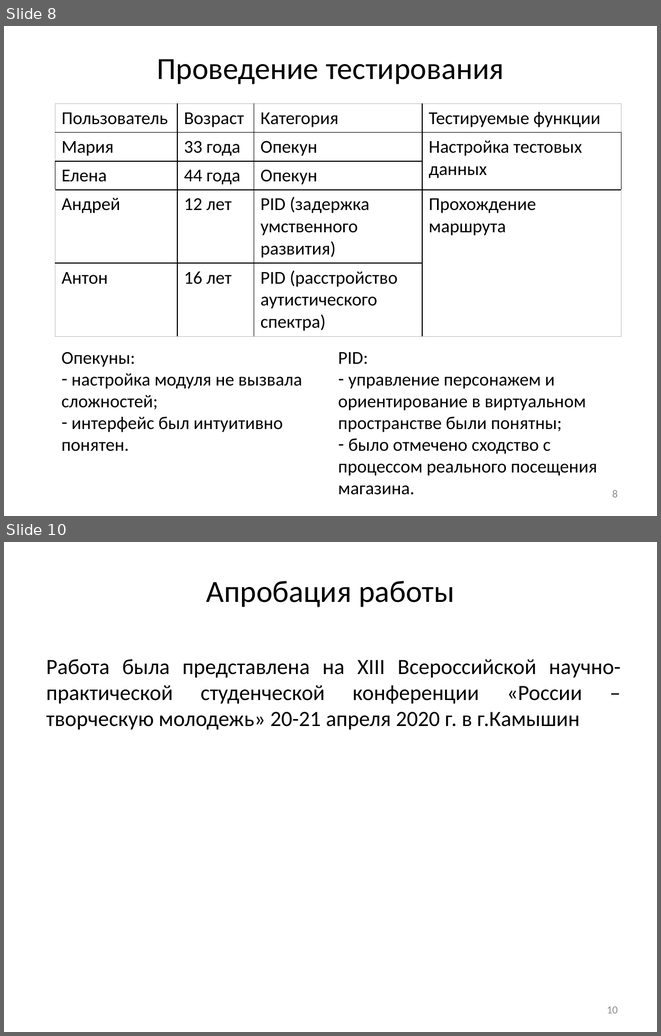
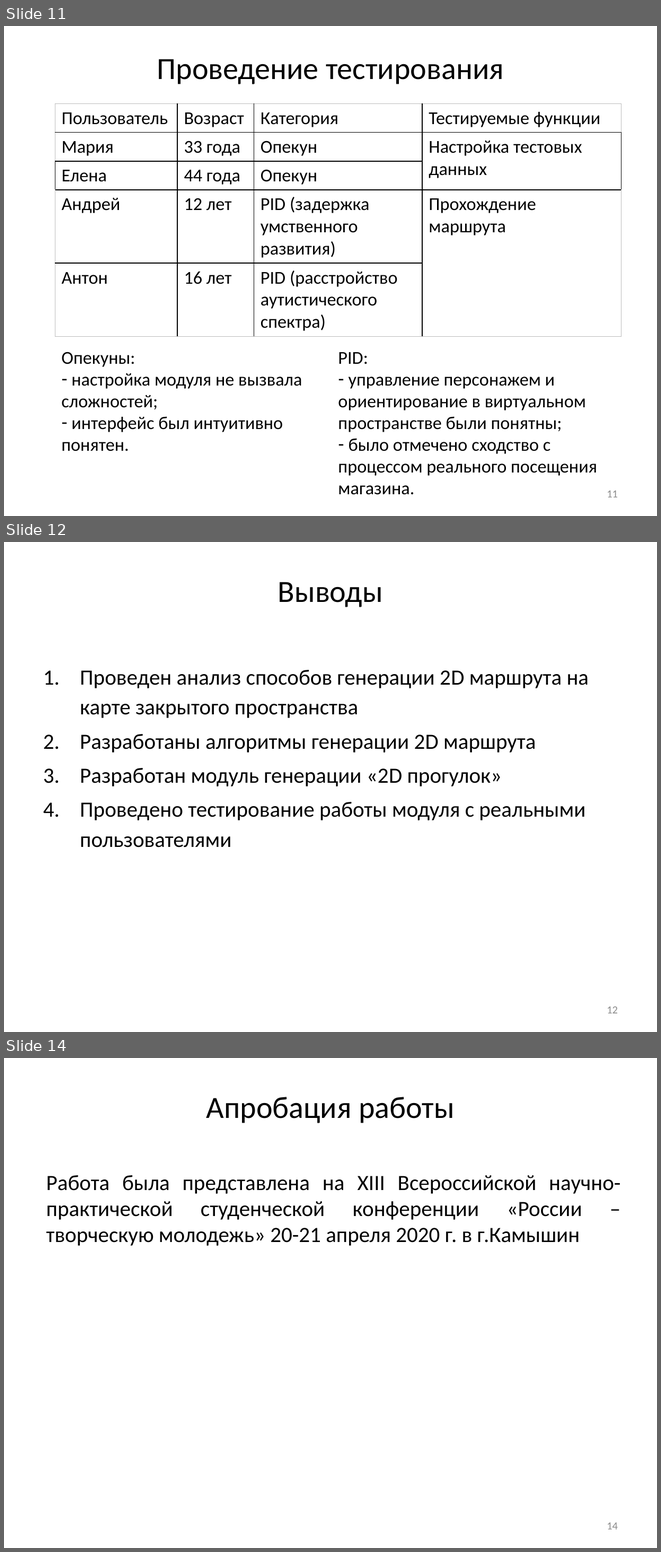
Before and after one commit to Dormou/2D-walkthrough-module, a slide deck: Documents/Волосникова И.А..pptx. Shown one above the other, each under a label of ours: slides 8 and 10 before the commit, slides 11, 12 and 14 after it; the slides between them are not shown. The pictures are 661x1036 and 661x1552 pixels, drawn with LibreOffice and Linux fonts; fonts in the diff are those of the drawing. Boxes give left, top, right and bottom in pixels: in the first picture for what was removed or moved away, otherwise in the second. Text is boxed around its words. In the diff, an @@ line names an element or a change of style, - is before the commit and + after.

```diff
--- a/Documents/Волосникова И.А..pptx
+++ b/Documents/Волосникова И.А..pptx
@@ slide 12 added at [4, 542, 657, 1032], background #FFFFFF @@
@@ text added at [278, 582, 383, 607], 34 pt, text #000000 @@
+Выводы
@@ text added at [80, 670, 589, 847], 24 pt, text #000000 @@
+1. Проведен анализ способов генерации 2D маршрута на карте закрытого пространства
+2. Разработаны алгоритмы генерации 2D маршрута
+3. Разработан модуль генерации «2D прогулок»
+4. Проведено тестирование работы модуля с реальными пользователями
@@ page number added at [607, 1006, 618, 1013], 12 pt, text #8C8C8C @@
+12
@@ what was slide 8 is now slide 11 @@
@@ page number at [607, 490, 618, 497]: text changed @@
-8
+11
@@ what was slide 10 is now slide 14 @@
@@ page number at [607, 1522, 618, 1529]: text changed @@
-10
+14
```
Also in this commit, not shown: 1 slide changed, 3 other slides added, 17 other files.
